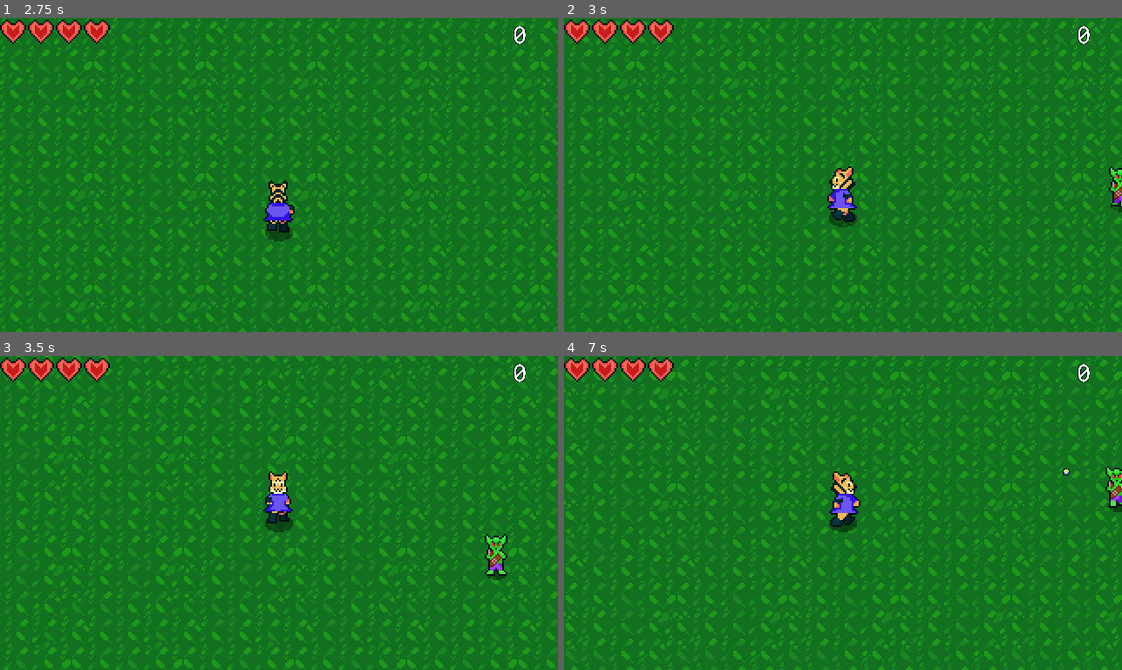
Above: before the commit, frames 1-4 (two rows, left to right).
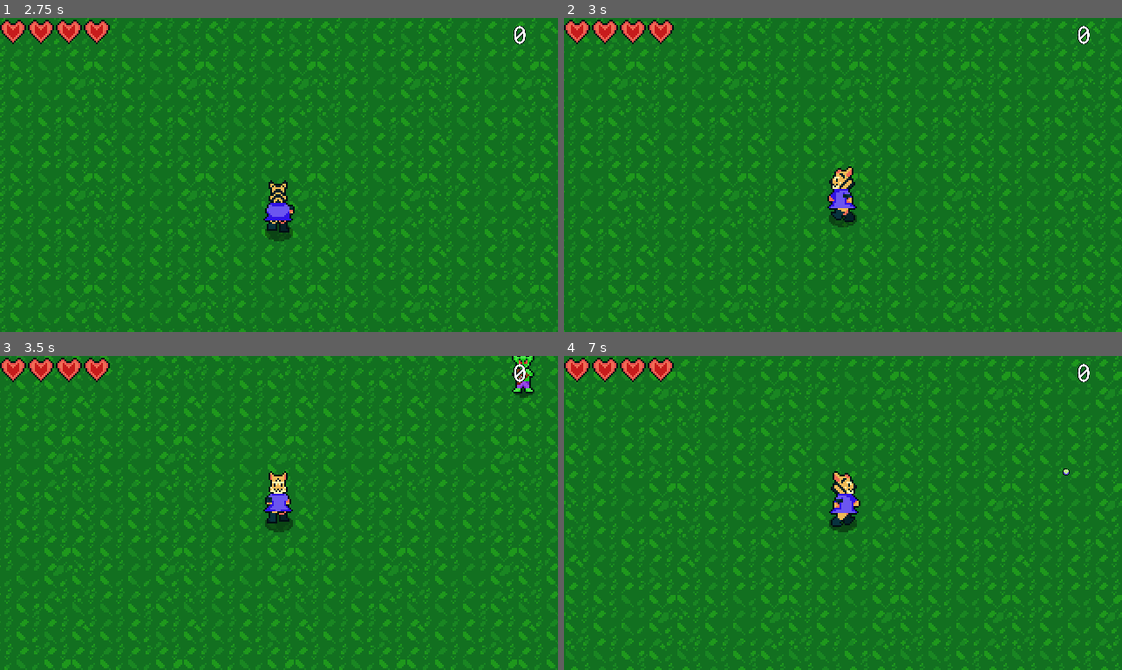
Above: after the commit, the same moments.

Repository: comforttiger/goblbin-slayer
Game: Godot game, scene res://World.tscn
The game is run twice, just before and just after one commit, with the same random seed, the same clock (stepped at 60 frames per second) and the same inputs.
Inputs (mouse positions are in pixels of both pictures, inside the frame that each line leads up to):
- Up to frame 1 (2.75 s): tap Enter (ui_accept) at 0.5, 0.6, 0.77, 1.07, 1.52, 1.55, 1.82, 2.3 s; move the mouse to (401, 159) at 0.52 s; hold Right (ui_right) 0.53-1.28 s; move the mouse to (167, 190) at 1.27 s; hold Down (ui_down) 1.28-2.03 s; right-click (167, 190) at 1.35 s; move the mouse to (334, 105) at 2.02 s; press the mouse at (334, 105) at 2.03 s; hold Right (ui_right) from 2.03 s (still down)
- Up to frame 2 (3 s): move the mouse to (815, 237) at 2.77 s; release Right (ui_right) at 2.78 s; release the mouse at (815, 237) at 2.78 s; hold Up (ui_up) from 2.78 s (still down); tap Enter (ui_accept) at 2.85 s
- Up to frame 3 (3.5 s): keep holding Up (ui_up); tap Enter (ui_accept) at 3.02, 3.32 s
- Up to frame 4 (7 s): move the mouse to (1010, 560) at 3.52 s; release Up (ui_up) at 3.53 s; hold Left (ui_left) 3.53-5.03 s; right-click (1010, 560) at 3.6 s; tap Enter (ui_accept) at 3.77, 3.8, 4.07, 4.52, 4.55, 4.82, 5.1, 6.02, 6.05, 6.32, 6.77, 6.8 s; tap R (restart) at 4.15 s; move the mouse to (675, 465) at 4.27 s; click (675, 465) at 4.35 s; move the mouse to (870, 513) at 5.02 s; hold Down (ui_down) 5.03-5.78 s; move the mouse to (759, 434) at 5.77 s; hold Right (ui_right) 5.78-6.53 s; right-click (759, 434) at 5.85 s; move the mouse to (965, 497) at 6.52 s; press the mouse at (965, 497) at 6.53 s; hold Up (ui_up) from 6.53 s (still down)

Frame 1 is identical in both runs. In frame 2, 0.3% of the frame differs, in the area x 97-100%, y 47-62%; in frame 3, 0.8%, in the area x 86-96%, y 0-72%; in frame 4, 0.4%.

Commit message:
i didnt do ANYTHING

Diff:
--- a/Enemy/EnemySpawn.gd
+++ b/Enemy/EnemySpawn.gd
@@ -4,11 +4,15 @@
 export var cooldownRange = [0, 30]
 export var maxEnemies = 5
 const Goblbin = preload("res://Enemy/Goblbin.tscn")
-var canSpawn = 0
+var can_spawn = 0
+var pause = false
+var wave_threshold = 2
+var wave_nr = 0
 
 onready var topLeft = $TopLeft
 onready var bottomRight = $BottomRight
-var enemiesOnScreen = 0
+var enemies_on_screen = 0
+var enemies_spawned = 0
 
 func _ready():
 	randomize()
@@ -17,20 +21,26 @@
 	$Timer.start(1)
 
 func _process(_delta):
-	if canSpawn > 0 && enemiesOnScreen <= maxEnemies * KillCount.killCount / 10 + 1 && enemiesOnScreen < 100:
+	if !pause:
+		spawn_goblbin()
+
+
+func spawn_goblbin():
+	if can_spawn > 0 && enemies_on_screen <= maxEnemies * KillCount.killCount / 10 + 1:
 		var goblbin = Goblbin.instance()
 		get_parent().call_deferred("add_child", goblbin)
-		var goblbinPos = Vector2(rand_range(topLeft.global_position.x, bottomRight.global_position.x),
+		var goblbin_pos = Vector2(rand_range(topLeft.global_position.x, bottomRight.global_position.x),
 				rand_range(topLeft.global_position.y, bottomRight.global_position.y))
-		goblbin.set_deferred("global_position", goblbinPos)
-		canSpawn -= 1
-		enemiesOnScreen += 1
+		goblbin.set_deferred("global_position", goblbin_pos)
+		can_spawn -= 1
+		enemies_on_screen += 1
+		enemies_spawned += 1
 	elif $Timer.is_stopped():
 		$Timer.start(rand_range(cooldownRange[0], cooldownRange[1]))
 
 func removeGoblbin(_kills):
-	enemiesOnScreen -= 1
+	enemies_on_screen -= 1
 
 func _on_Timer_timeout():
-	canSpawn = rand_range(canSpawnRange[0], canSpawnRange[1] * KillCount.killCount / 10 + 1)
+	can_spawn = rand_range(canSpawnRange[0], canSpawnRange[1] * KillCount.killCount / 10 + 1)
 	$Timer.stop()
--- a/World.gd
+++ b/World.gd
@@ -1,8 +1,18 @@
 extends Node2D
+onready var enemySpawn = $YSort/EnemySpawn
+
+func _ready():
+	enemySpawn.pause = false
 
 func _process(_delta):
 	if Input.is_action_just_pressed("restart"):
-		PlayerStats.reload()
-		KillCount.reload()
+		reload()
+
+func reload():
+	PlayerStats.reload()
+	KillCount.reload()
 # warning-ignore:return_value_discarded
-		get_tree().reload_current_scene()
+	get_tree().reload_current_scene()
+
+func go_inside():
+	get_tree().change_scene("res://World/Indoors.tscn")
--- /dev/null
+++ b/World/Indoors.gd
@@ -0,0 +1,5 @@
+extends Node2D
+
+func _process(_delta):
+	if Input.is_action_just_pressed("ui_accept"):
+		get_tree().change_scene("res://World.tscn")
--- /dev/null
+++ b/World/Indoors.tscn
@@ -0,0 +1,17 @@
+[gd_scene load_steps=4 format=2]
+
+[ext_resource path="res://Player/Player.tscn" type="PackedScene" id=1]
+[ext_resource path="res://World/WoodFloor.png" type="Texture" id=2]
+[ext_resource path="res://World/Indoors.gd" type="Script" id=3]
+
+[node name="Indoors" type="Node2D"]
+script = ExtResource( 3 )
+
+[node name="Sprite" type="Sprite" parent="."]
+texture = ExtResource( 2 )
+centered = false
+region_enabled = true
+region_rect = Rect2( 0, 0, 323, 182 )
+
+[node name="Player" parent="." instance=ExtResource( 1 )]
+position = Vector2( 167, 85 )
Binary file added: World/WoodFloor.aseprite
Binary file added: World/WoodFloor.png
Not shown, added: World/WoodFloor.png.import
